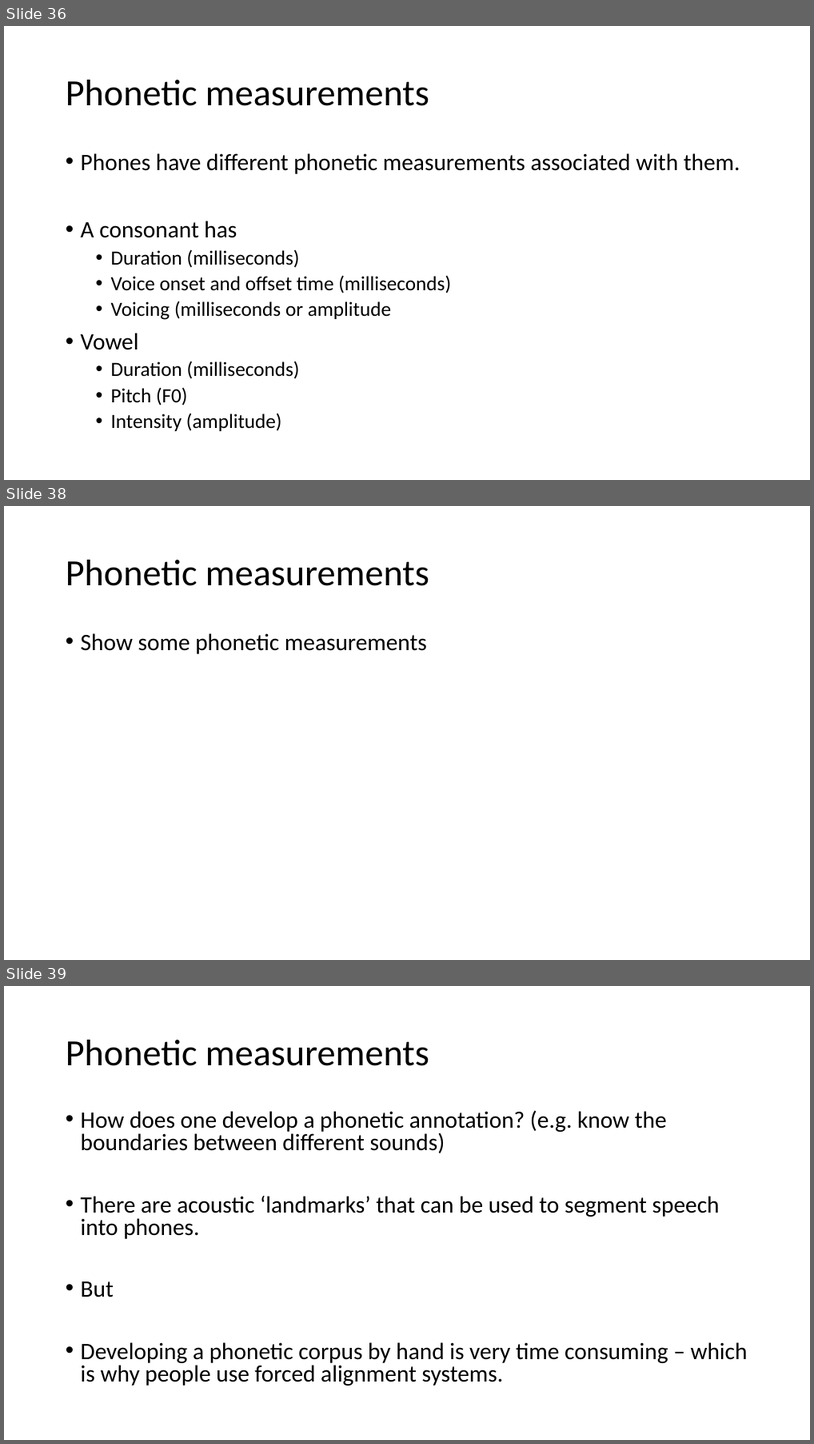
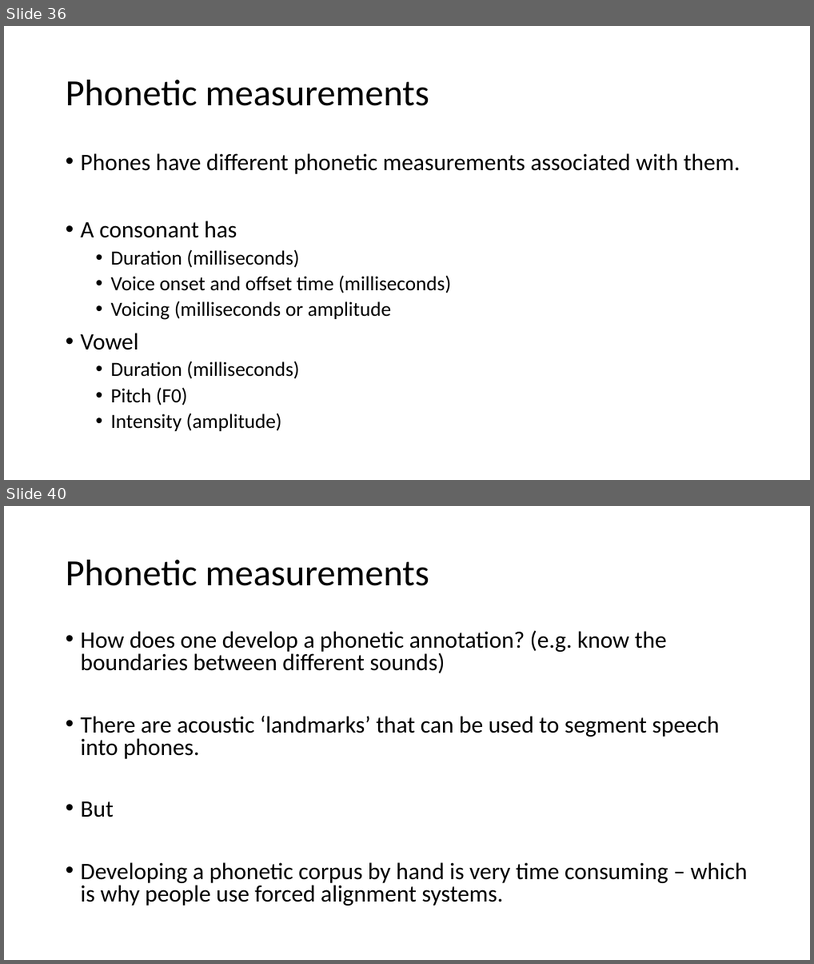
Before and after one commit to ajrtallman/Corpus_Linguistics_FSU_2023-2024, a slide deck: 03_lectures/CorpusLinguistics_2023_11_03.odp. Shown one above the other, each under a label of ours: slides 36, 38 and 39 before the commit, slides 36 and 40 after it; the slides between them are not shown. The pictures are 814x1444 and 814x964 pixels, drawn with LibreOffice and Linux fonts; fonts in the diff are those of the drawing. Boxes give left, top, right and bottom in pixels: in the first picture for what was removed or moved away, otherwise in the second. Text is boxed around its words. In the diff, an @@ line names an element or a change of style, - is before the commit and + after.

```diff
--- a/03_lectures/CorpusLinguistics_2023_11_03.odp
+++ b/03_lectures/CorpusLinguistics_2023_11_03.odp
@@ slide 38 removed at box(4, 506, 810, 960), background #FFFFFF @@
@@ title removed at box(66, 560, 430, 586) @@
-Phonetic measurements
@@ text removed at box(81, 633, 427, 654) @@
-• Show some phonetic measurements
@@ what was slide 39 is now slide 40 @@
```
Also in this commit, not shown: 4 slides changed, 4 slides added, 5 other files.
